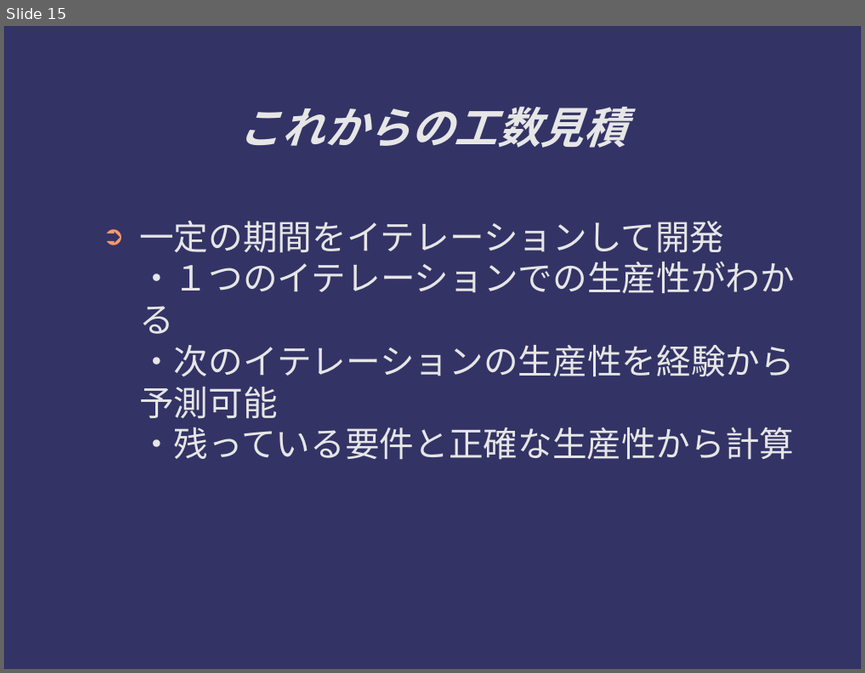
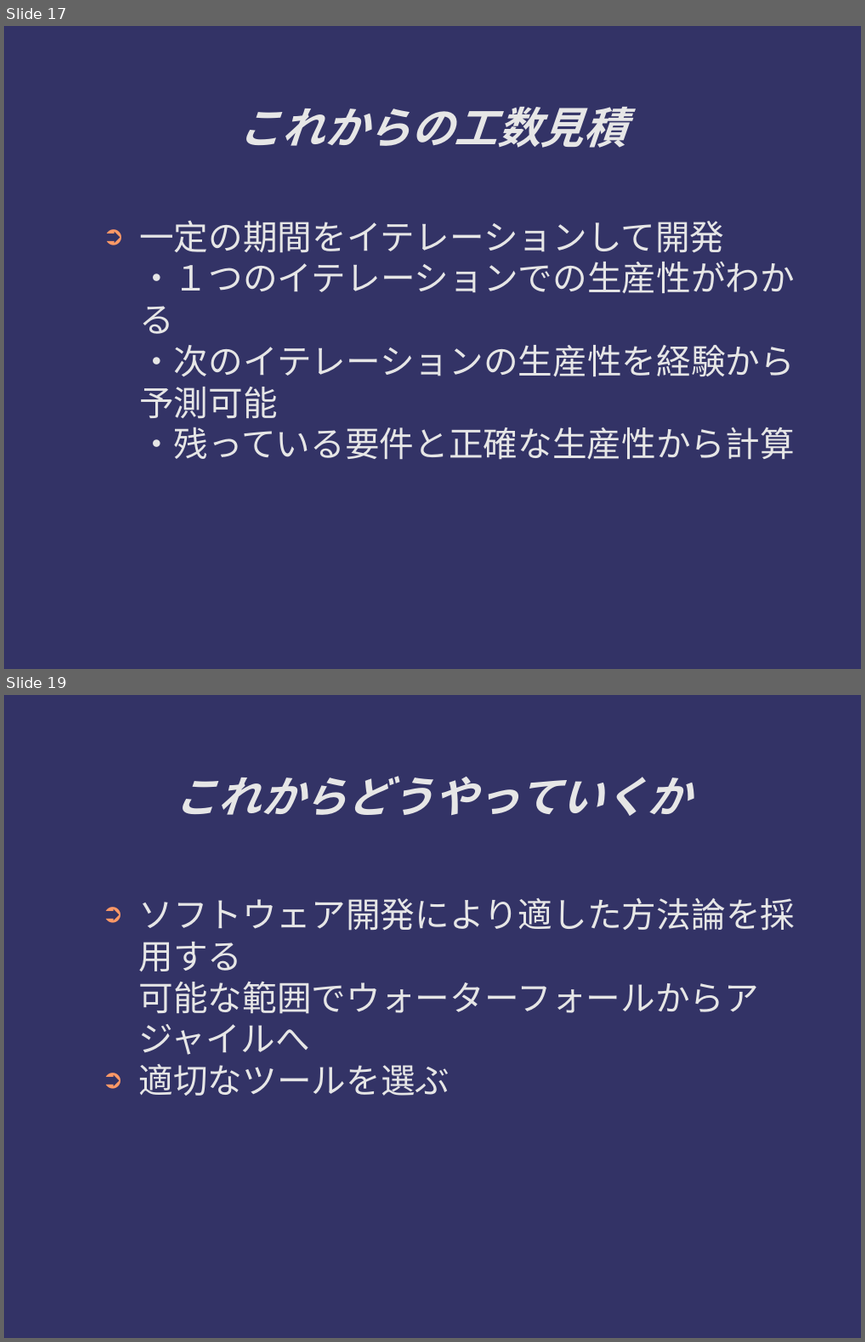
Before and after one commit to ichylinux/daddy, a slide deck: doc/concept.odp. Shown one above the other, each under a label of ours: slide 15 before the commit, slides 17 and 19 after it; the slides between them are not shown. The pictures are 865x673 and 865x1342 pixels, drawn with LibreOffice and Linux fonts; fonts in the diff are those of the drawing. Boxes give left, top, right and bottom in pixels: in the first picture for what was removed or moved away, otherwise in the second. Text is boxed around its words. In the diff, an @@ line names an element or a change of style, - is before the commit and + after.

```diff
--- a/doc/concept.odp
+++ b/doc/concept.odp
@@ slide 19 added at [4, 695, 861, 1338], background #333366 @@
@@ title added at [175, 776, 690, 816], 40 pt, text #E6E6E6, bold, italic @@
+これからどうやっていくか
@@ text added at [138, 898, 794, 1095], 32 pt, text #E6E6E6 @@
+➲ ソフトウェア開発により適した方法論を採用する
+  可能な範囲でウォーターフォールからアジャイルへ
+➲ 適切なツールを選ぶ
@@ what was slide 15 is now slide 17 @@
```
Also in this commit, not shown: 5 slides changed, 4 other slides added.
